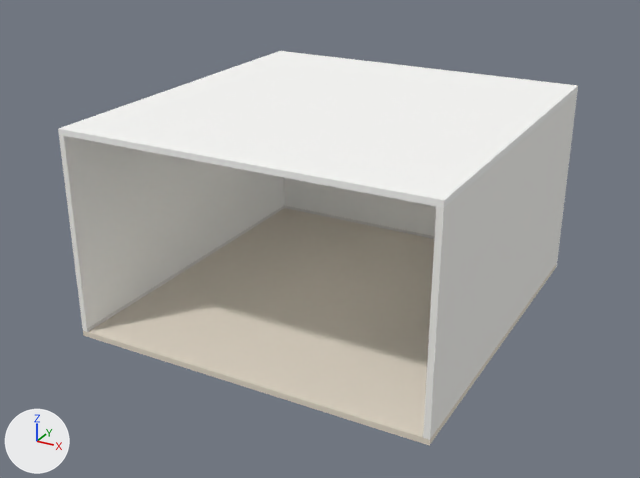
One commit to the glTF model client/public/world/room_shell_gallery.glb: the scene before it, then after it.
One viewpoint serves both versions: a 50 mm camera at (17.1, -32.7, 19.0) aimed at (-0.3, -1.0, 3.2). Lighting does not change. The marker at lower left points along +X, +Y and +Z. The first picture is the older version. Vertices at exactly the same position are counted once.

Names of what the first picture shows: 'Ceiling.001', 'Floor.001', 'SkirtLeft', 'WallBack.001', 'WallLeft', 'WallRight' and 1 more.
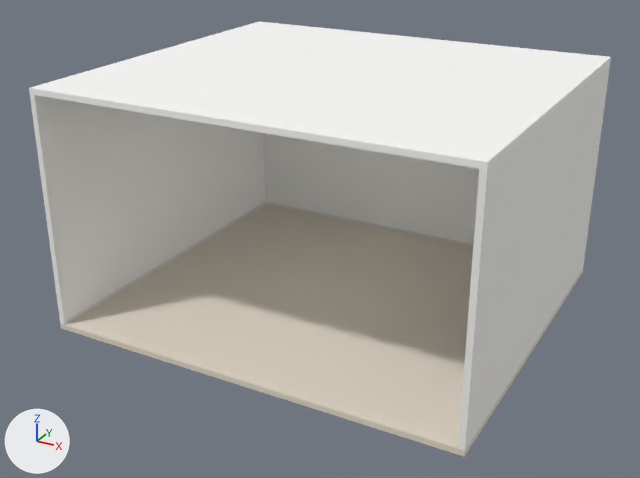
Location of each change, (x1, y1, x2, y2) in pixels of the pictures (640 x 478 px):
'Ceiling.001', moved, rescaled (12% wider): before (58, 52, 577, 208); after (29, 22, 610, 170)
'Floor.001', rescaled (10% wider, 6% taller): before (83, 208, 556, 446); after (60, 204, 582, 457)
'WallLeft', moved, rescaled (17% taller): before (59, 135, 284, 332); after (30, 94, 265, 325)
'WallRight', moved, rescaled (11% taller): before (423, 93, 576, 440); after (458, 64, 609, 451)
'WallBack.001', rescaled (17% wider, 16% taller): before (278, 51, 578, 269); after (259, 21, 611, 273)
'SkirtLeft', moved: before (87, 205, 285, 332); after (64, 202, 265, 325)

The change in detail:
me_ceiling_002 is used by ob_ceiling_001; location (0.0, 0.0, 8.9).
me_ceiling_002 had 8 vertices, 12 faces and spanned x -8.1..8.1, y -8.3..8.3, z -0.1..0.1.
me_ceiling_002 now has 8 vertices, 12 faces and spans x -9.4..9.4, y -8.3..8.3, z -0.1..0.1.
me_ceiling_002 part 1: the whole mesh is scaled about its middle by (1.16, 1, 1).
me_floor_002 is used by ob_floor_001; location (0.0, 0.0, -0.12).
me_floor_002 had 8 vertices, 12 faces and spanned x -8.1..8.1, y -8.3..8.3, z -0.1..0.1.
me_floor_002 now has 8 vertices, 12 faces and spans x -9.4..9.4, y -8.3..8.3, z -0.1..0.1.
me_floor_002 part 2: the whole mesh is scaled about its middle by (1.16, 1, 1).
me_wallback_002 is used by ob_wallback_001; location (0.0, 8.38, 4.39).
me_wallback_002 had 8 vertices, 12 faces and spanned x -8.1..8.1, y -0.1..0.1, z -4.6..4.6.
me_wallback_002 now has 8 vertices, 12 faces and spans x -9.4..9.4, y -0.1..0.1, z -5.4..5.4.
me_wallback_002 part 3: the whole mesh is scaled about its middle by (1.16, 1, 1.16).
me_wallleft is used by ob_wallleft; location (-7.92, 0.0, 4.39).
me_wallleft had 8 vertices, 12 faces and spanned x -0.1..0.1, y -8.3..8.3, z -4.4..4.4.
me_wallleft now has 8 vertices, 12 faces and spans x -0.1..0.1, y -8.3..8.3, z -5.1..5.1.
me_wallleft part 4: the whole mesh is scaled about its middle by (1, 1, 1.17).
me_wallright is used by ob_wallright; location (7.92, 0.0, 4.39).
me_wallright had 8 vertices, 12 faces and spanned x -0.1..0.1, y -8.3..8.3, z -4.4..4.4.
me_wallright now has 8 vertices, 12 faces and spans x -0.1..0.1, y -8.3..8.3, z -5.1..5.1.
me_wallright part 5: the whole mesh is scaled about its middle by (1, 1, 1.17).
Object 'Ceiling.001' (ob_ceiling_001) moves from (0.0, 0.0, 8.9) to (0.0, 0.0, 10.36).
Object 'SkirtLeft' (ob_skirtleft) moves from (-7.79, 0.0, 0.08) to (-9.09, 0.0, 0.08).
Object 'WallBack.001' (ob_wallback_001) moves from (0.0, 8.38, 4.39) to (0.0, 8.38, 5.12).
Object 'WallLeft' (ob_wallleft) moves from (-7.92, 0.0, 4.39) to (-9.22, 0.0, 5.12).
Object 'WallRight' (ob_wallright) moves from (7.92, 0.0, 4.39) to (9.22, 0.0, 5.12).
